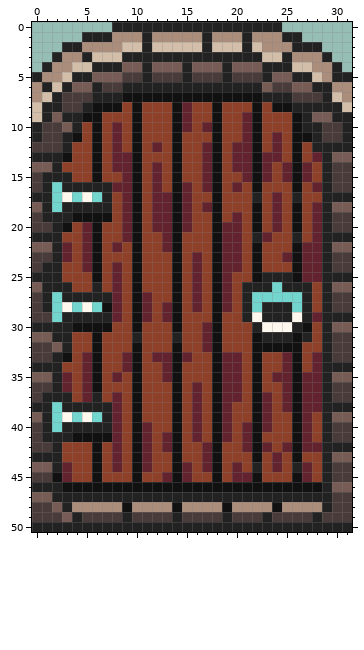
Pixel-art sprite, stored at assets/Closed.png. Above is the file before it was changed.
The file is 32x51 pixels.
And afterwards:
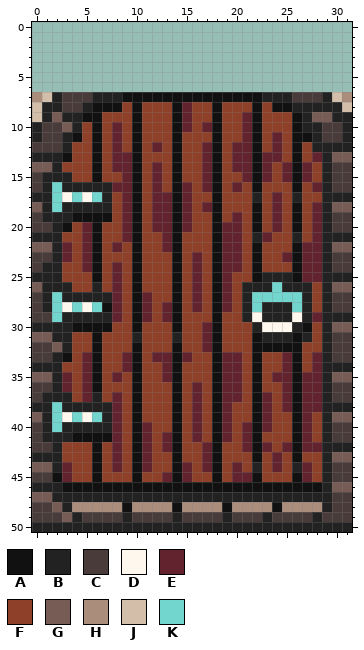
Palette (. is transparent): A #111111  B #222222  C #483b3a  D #fdf7ed  E #62232f  F #8f4029  G #775c55  H #aa8d7a  J #d3bfa9  K #72d6ce
The exact change:
Changed rows in their new state; - is an unchanged pixel.
first column x 0:
 0 --------.................-------
 1 -----......................-----
 2 ---..........................---
 3 --............................--
 4 -..............................-
 5 ................................
 6 ................................
Changed places in both pictures, as pixel boxes (x1, y1, x2, y2):
erased: (32, 22, 352, 92)
